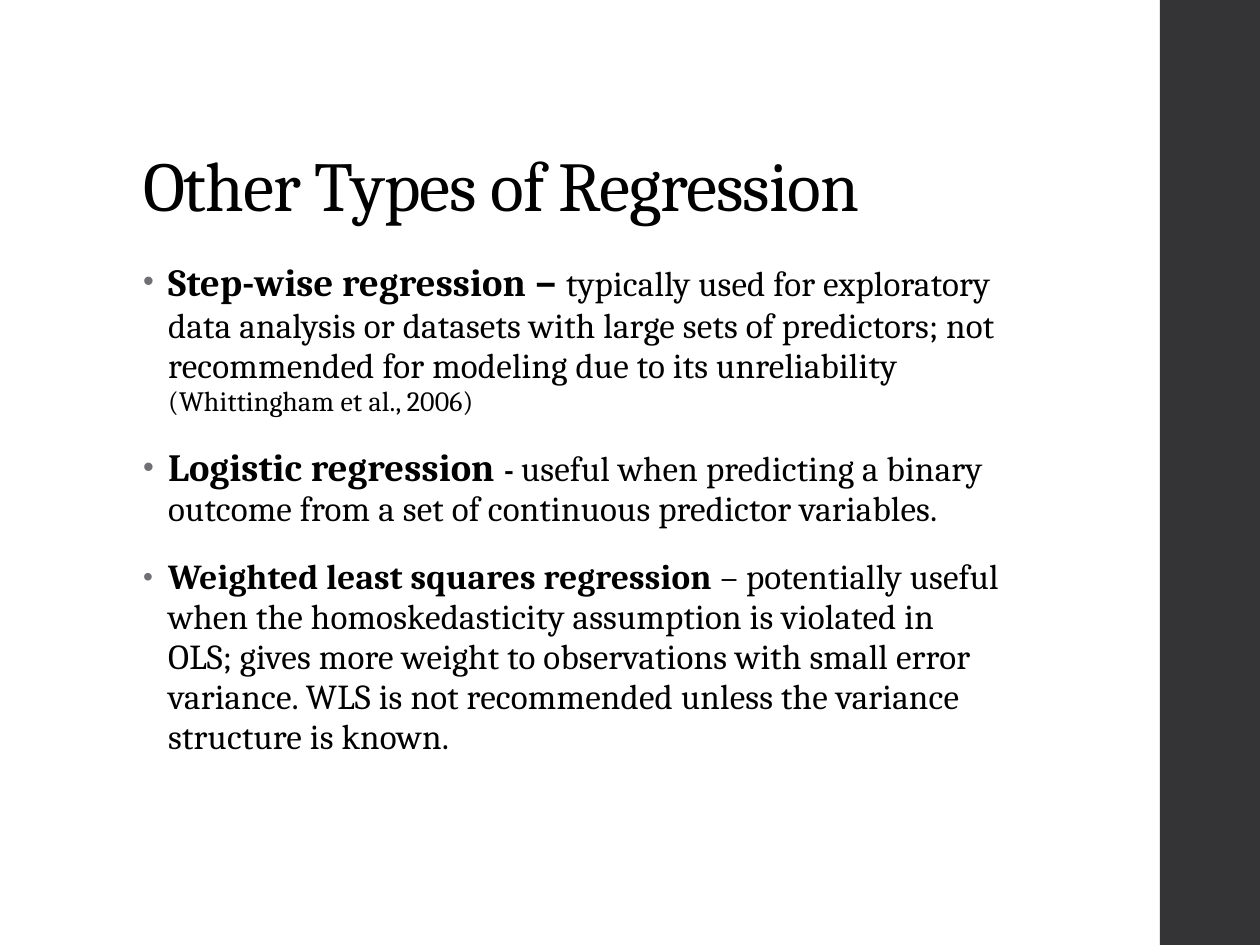
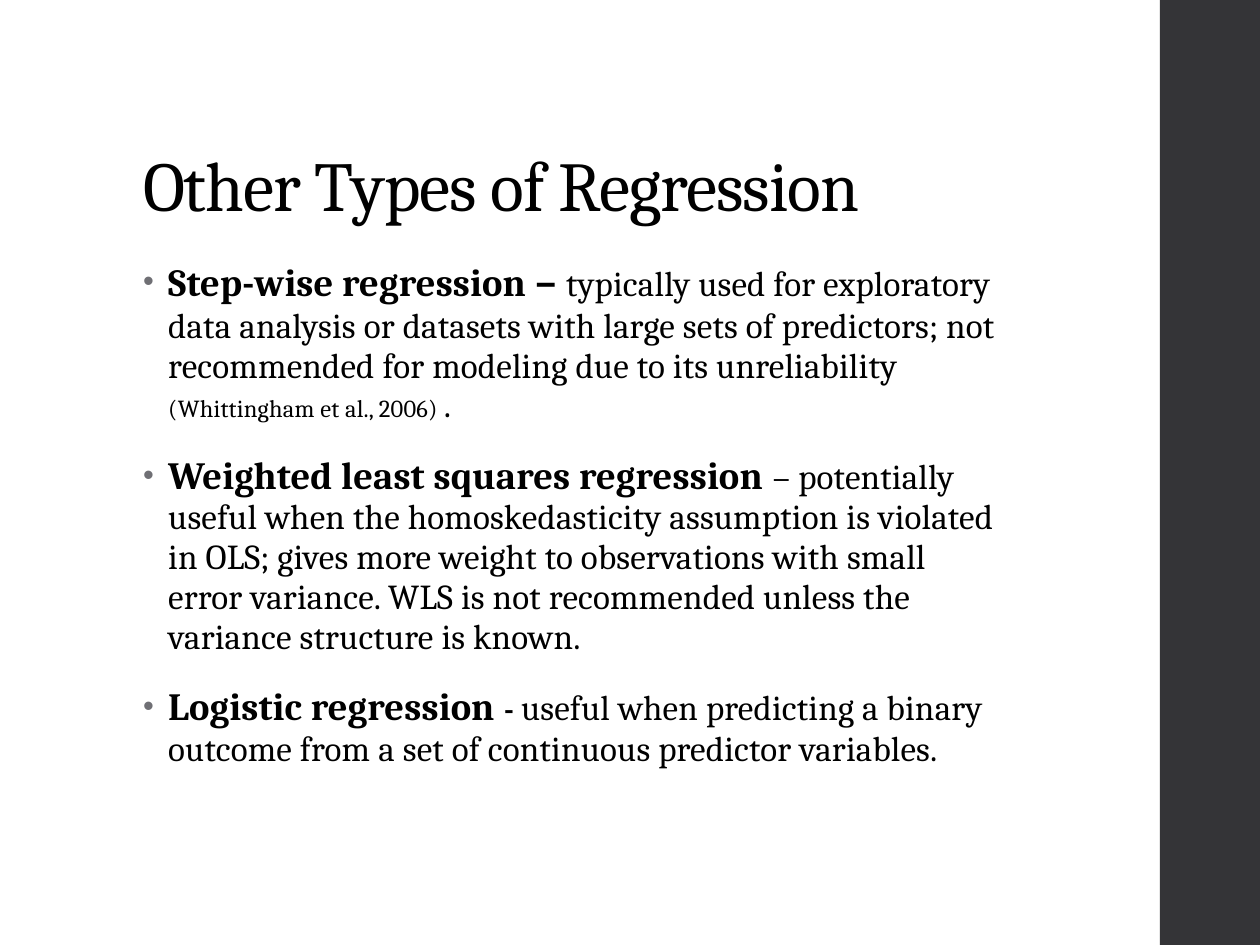
Before and after one commit to ncss-tech/stats_for_soil_survey, a slide deck: slide 24 of presentations/linear_regression/Linear_regression.pptx. Drawn at 1260x945 pixels with LibreOffice and Linux fonts; fonts in the diff are those of the drawing. Boxes give left, top, right and bottom in pixels: in the first picture for what was removed or moved away, otherwise in the second. Text is boxed around its words. In the diff, an @@ line names an element or a change of style, - is before the commit and + after.

Commit message:
minor edits to linear regression ppt

```diff
--- a/presentations/linear_regression/Linear_regression.pptx
+++ b/presentations/linear_regression/Linear_regression.pptx
@@ text at box(168, 269, 994, 650): text changed @@
-• Step-wise regression – typically used for exploratory data analysis or datasets with large sets of predictors; not recommended for modeling due to its unreliability (Whittingham et al., 2006)
+• Step-wise regression – typically used for exploratory data analysis or datasets with large sets of predictors; not recommended for modeling due to its unreliability (Whittingham et al., 2006) .
+• Weighted least squares regression – potentially useful when the homoskedasticity assumption is violated in OLS; gives more weight to observations with small error variance. WLS is not recommended unless the variance structure is known.
@@ text at box(168, 564, 999, 750): paragraph removed @@
-• Weighted least squares regression – potentially useful when the homoskedasticity assumption is violated in OLS; gives more weight to observations with small error variance. WLS is not recommended unless the variance structure is known.
```
Also in this commit, not shown: 3 other slides changed.
